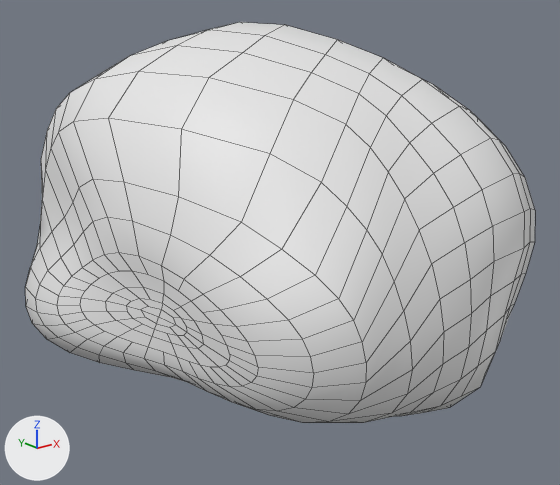
A saved change to the Blender file models/room02/room02.blend.
The view is the same before and after, from a camera (50 mm lens) standing at (-73.67, -25.49, 8.8) and looking at (-61.3, -10.02, 2.61). The lights are fixed; the arrows at lower left show +X, +Y and +Z. Mesh edges are drawn as thin lines.

The older version as bpy lines, for what is in view:
```python
me_cylinder_001 = bpy.data.meshes.new('Cylinder.001')
me_cylinder_001.from_pydata(...)  # 641 vertices, 608 faces; spans x -42.61..-30.64, y -13.11..1.17, z -0.58..7.79
me_cylinder_001.polygons.foreach_set('use_smooth', [True] * 608)
# before: 337 (-38.75, -0.17, 2.46), 369 (-39.31, -0.04, 2.11), 399 (-40.2, 0.85, 0.4), 400 (-40.0, 1.0, 0.93), 401 (-40.26, -0.09, 1.68)
ob_room02a = bpy.data.objects.new('room02a', me_cylinder_001)
ob_room02a.location = (-24.64, -3.49, 0.46)
```
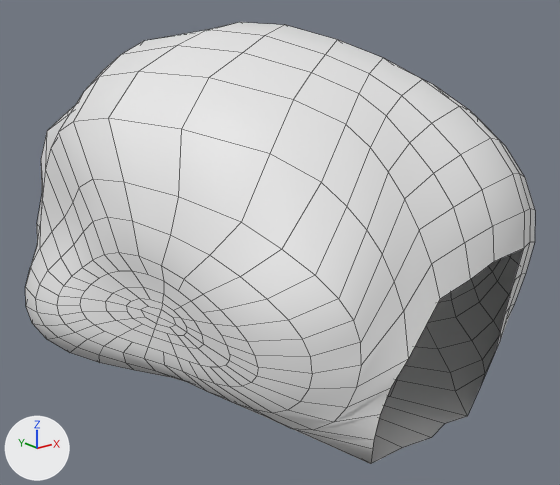
Pixel boxes (x1, y1, x2, y2) of what changed, in the pictures (560 x 485 px; the box of a moved part takes in the faces that stretch with it):
'room02a', reshaped (10% taller)
    before: (25, 22, 535, 423)
    after: (25, 22, 535, 464)
part 1 of me_cylinder_001, moved or reshaped
    both: (45, 22, 284, 377)
part 2 of me_cylinder_001, cut back
    before: (200, 248, 524, 423)
    after: (200, 255, 485, 464)
part 3 of me_cylinder_001, moved or reshaped (not visible before)
    after: (37, 197, 42, 244)

What the commit changed:
me_cylinder_001 is used by ob_room02a; location (-24.64, -3.49, 0.46).
Verts and faces of me_cylinder_001; kept vertices keep their numbers, new ones are numbered from 641.
me_cylinder_001 had 641 vertices, 608 faces and spanned x -42.61..-30.64, y -13.11..1.17, z -0.58..7.79.
me_cylinder_001 now has 676 vertices, 588 faces and spans x -42.61..-30.64, y -13.11..1.17, z -0.58..7.79.
Part 1, on me_cylinder_001:
42 faces are deleted.
10 vertices move from x -40.85..-35.46, y -4.67..-1.78, z 5.56..7.34 to x -40.45..-35.46, y -4.14..-2.31, z 5.56..7.34.
47 vertices are added at x -41.9..-31.15, y -8.15..-4.57, z -0.48..7.79.
42 new faces join them.
Part 2, on me_cylinder_001:
19 vertices are removed from x -38.8..-36.34, y -13.11..-11.65, z -0.25..2.52.
29 faces are deleted.
3 vertices in x -40.26..-38.77, y -12.0..-10.27, z -0.27..1.3 move by (-0.08, 0.0, -0.01).
3 vertices in x -40.63..-39.45, y -12.49..-10.71, z 0.39..2.19 move by (-0.03, 0.0, 0.0).
15 vertices move from x -40.48..-36.57, y -12.8..-9.94, z -0.41..2.02 to x -40.59..-36.57, y -13.02..-9.94, z -0.41..1.81.
7 vertices are added at x -39.42..-37.21, y -12.96..-12.8, z -0.26..1.22.
9 new faces join them.
Part 3, on me_cylinder_001:
Vertex 337 moves to (-38.75, 0.78, 1.73).
Vertex 369 moves to (-39.65, 1.02, 1.62).
Vertex 399 moves to (-40.35, 0.87, 0.4).
Vertex 400 moves to (-40.15, 0.72, 1.15).
Vertex 401 moves to (-40.41, 0.88, 1.68), pixel (36, 223).
